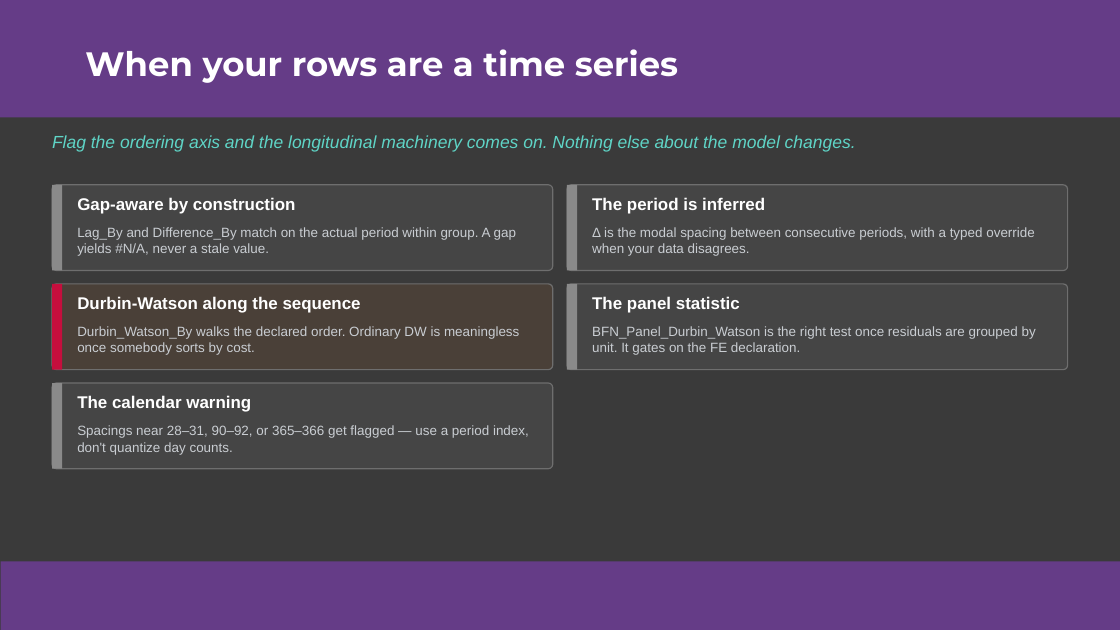
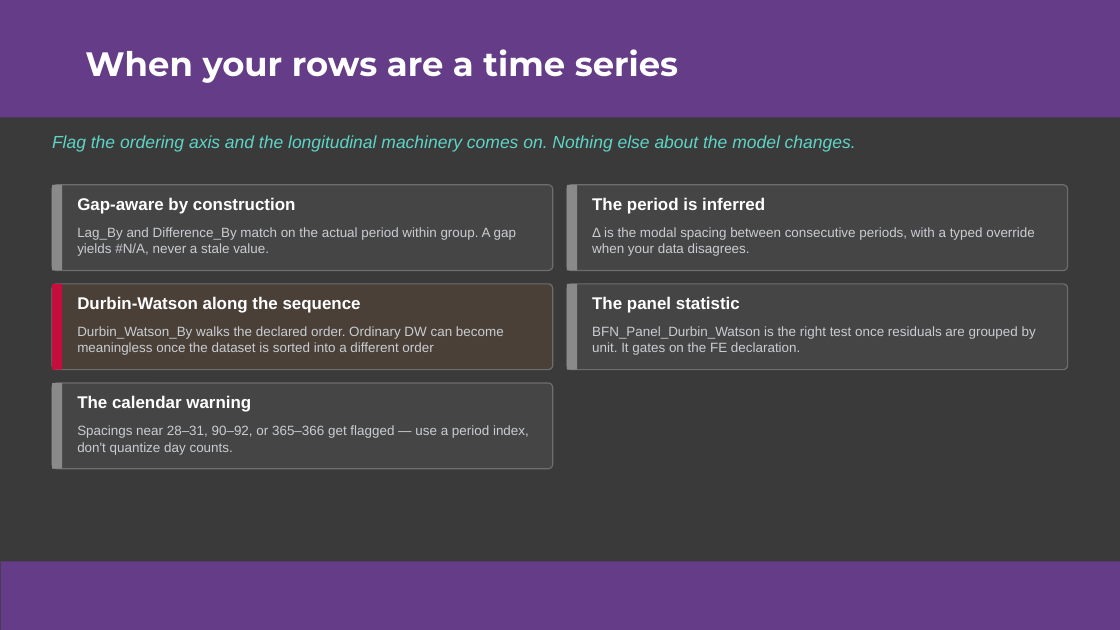
Before and after one commit to colodnerdata/Statistical_Analysis_Lambda_Catalog, a slide deck: slide 45 of Presentations/Excel is Turing Complete CECOP Colodner.pptx (slide 15 before the commit). Drawn at 1120x630 pixels with LibreOffice and Linux fonts; fonts in the diff are those of the drawing. Boxes give left, top, right and bottom in pixels: in the first picture for what was removed or moved away, otherwise in the second. Text is boxed around its words. In the diff, an @@ line names an element or a change of style, - is before the commit and + after.

```diff
--- a/Presentations/Excel is Turing Complete CECOP Colodner.pptx
+++ b/Presentations/Excel is Turing Complete CECOP Colodner.pptx
@@ text at [77,326,504,355]: text changed @@
-Durbin_Watson_By walks the declared order. Ordinary DW is meaningless once somebody sorts by cost.
+Durbin_Watson_By walks the declared order. Ordinary DW can become meaningless once the dataset is sorted into a different order
```
Also in this commit, not shown: 23 other slides changed, 5 slides added, 3 other files.
